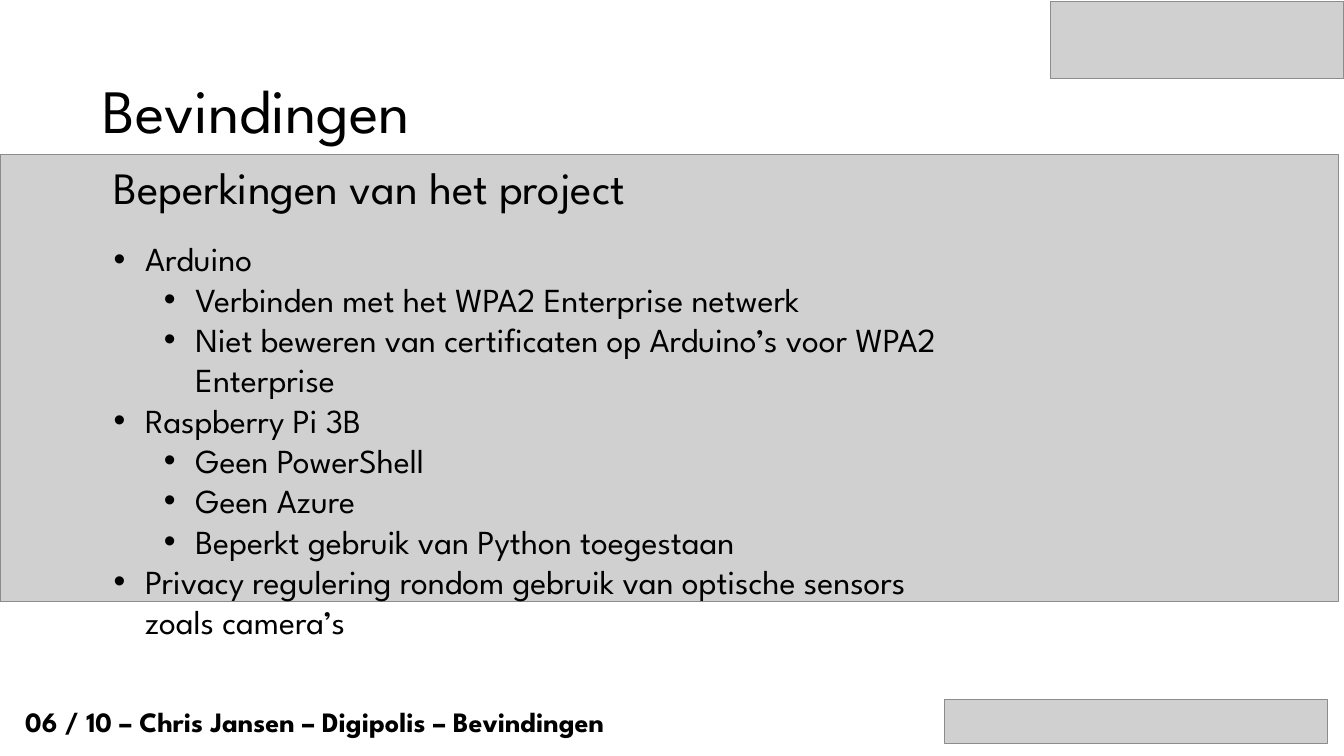
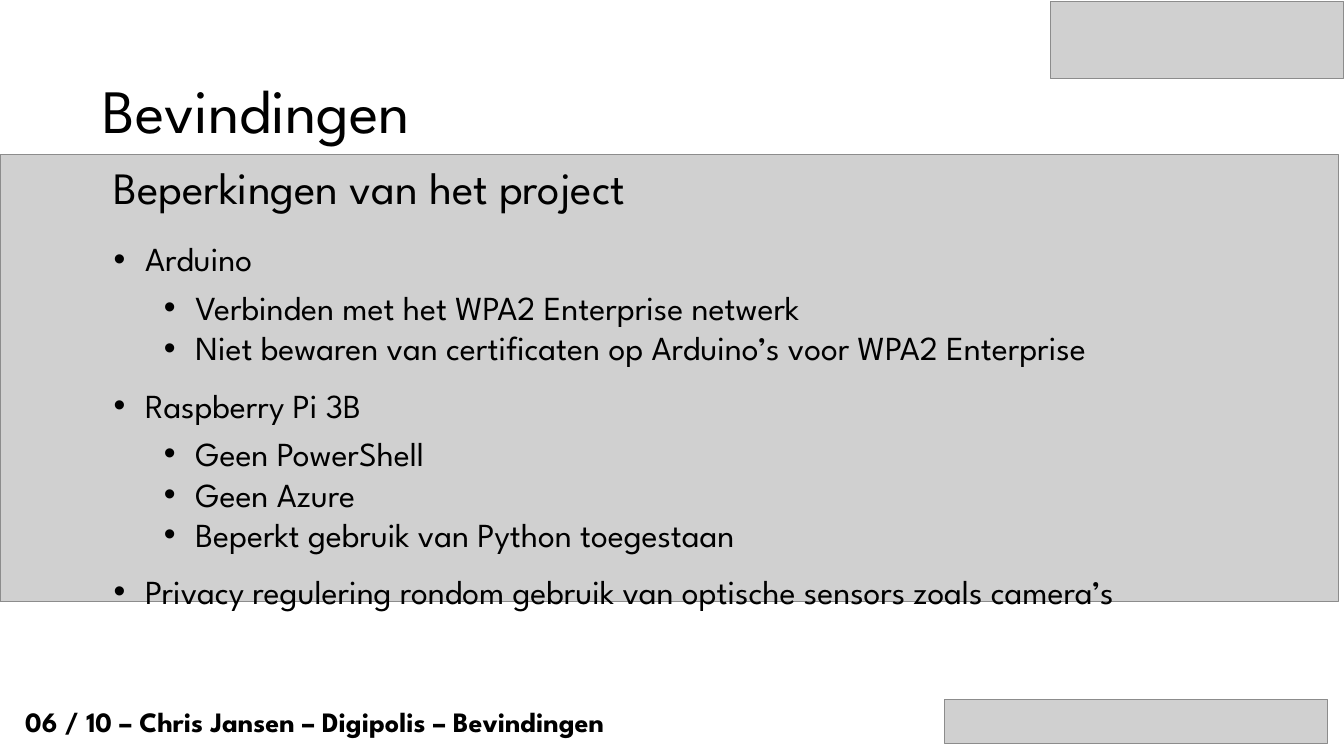
Before and after one commit to mitchdewinter/bap1617-ChrisJansen, a slide deck: slide 7 of Presentaties/Chris_Jansen_Digipolis_Antwerpen_Tussentijdsepresentatie.pptx. Drawn at 1344x756 pixels with LibreOffice and Linux fonts; fonts in the diff are those of the drawing; grey boxes stand for pictures. Boxes give left, top, right and bottom in pixels: in the first picture for what was removed or moved away, otherwise in the second. Text is boxed around its words. In the diff, an @@ line names an element or a change of style, - is before the commit and + after.

```diff
--- a/Presentaties/Chris_Jansen_Digipolis_Antwerpen_Tussentijdsepresentatie.pptx
+++ b/Presentaties/Chris_Jansen_Digipolis_Antwerpen_Tussentijdsepresentatie.pptx
@@ text at box(145, 248, 734, 555): more space between paragraphs @@
@@ text at box(195, 336, 1085, 367): text changed @@
-  • Niet beweren van certificaten op Arduino’s voor WPA2 Enterprise
+  • Niet bewaren van certificaten op Arduino’s voor WPA2 Enterprise
```
Also in this commit, not shown: 6 other slides changed, 2 other files.
